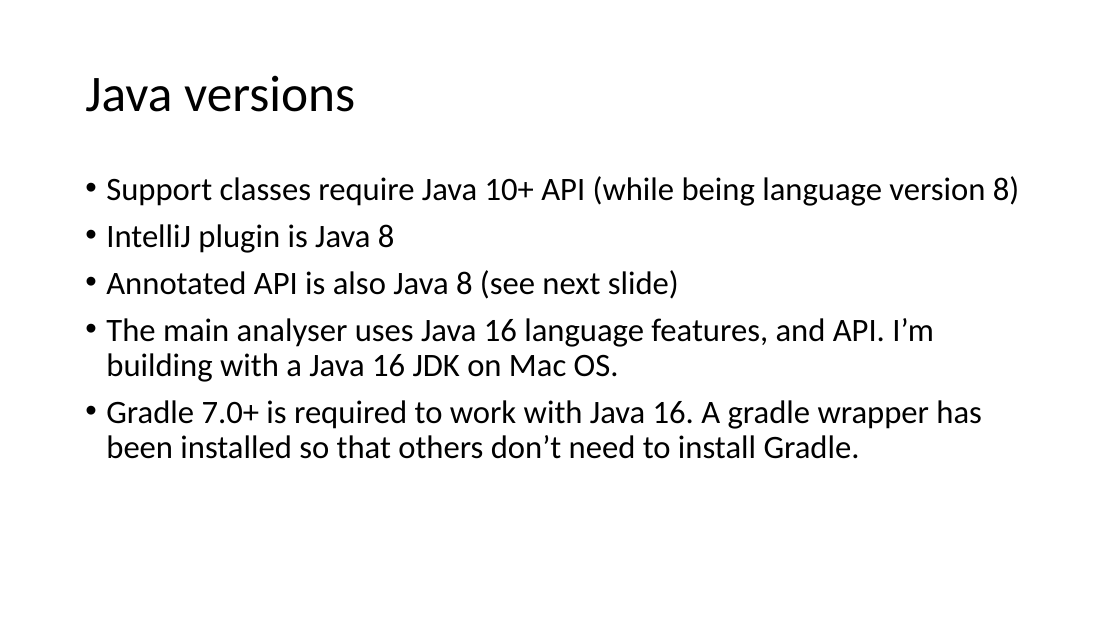
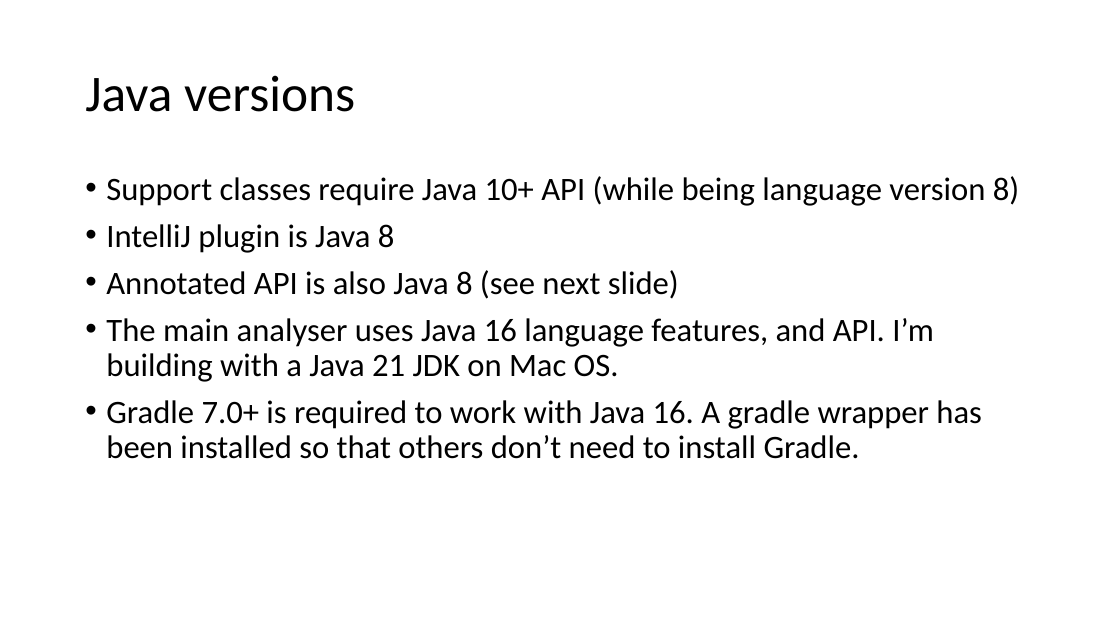
Before and after one commit to e2immu/e2immu-site, a slide deck: slide 3 of static/powerpoint/SlideDeck2.pptx. Drawn at 1120x630 pixels with LibreOffice and Linux fonts; fonts in the diff are those of the drawing. Boxes give left, top, right and bottom in pixels: in the first picture for what was removed or moved away, otherwise in the second. Text is boxed around its words. In the diff, an @@ line names an element or a change of style, - is before the commit and + after.

```diff
--- a/static/powerpoint/SlideDeck2.pptx
+++ b/static/powerpoint/SlideDeck2.pptx
@@ text at (x1=106, y1=318, x2=934, y2=382): text changed @@
-• The main analyser uses Java 16 language features, and API. I’m building with a Java 16 JDK on Mac OS.
+• The main analyser uses Java 16 language features, and API. I’m building with a Java 21 JDK on Mac OS.
```
Also in this commit, not shown: 1 other slide changed, 7 other files.
